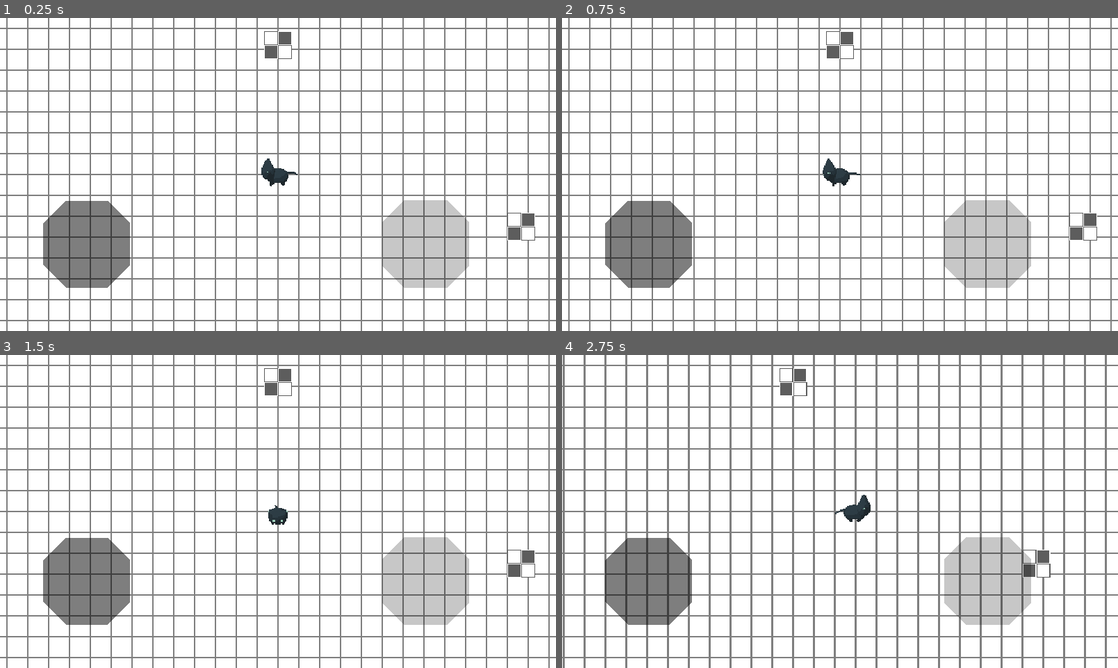
Above: before the commit, frames 1-4 (two rows, left to right).
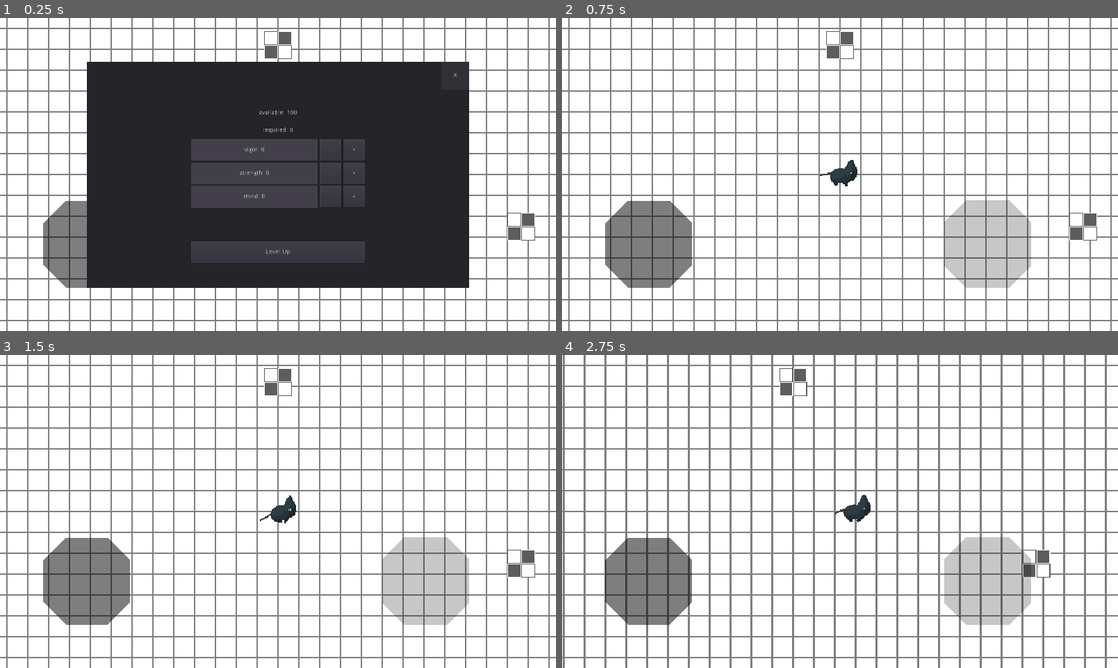
Above: after the commit, the same moments.

Repository: deerformera/neruka
Game: Godot game, scene res://worlds/world.tscn
The game is run twice, just before and just after one commit, with the same random seed, the same clock (stepped at 60 frames per second) and the same inputs.
Inputs (mouse positions are in pixels of both pictures, inside the frame that each line leads up to):
- Up to frame 1 (0.25 s): no input
- Up to frame 2 (0.75 s): click (1017, 74) at 0.5 s, where only the run after the commit has a clickable "X"
- Up to frame 3 (1.5 s): click (88, 580) at 1.25 s
- Up to frame 4 (2.75 s): tap Enter at 2 s; move the mouse to (962, 495) at 2.02 s; hold D (n_right) from 2.03 s (still down); hold Space (n_attack) from 2.03 s (still down); click (962, 495) at 2.17 s

The runs differ from the first frame. In frame 1, 50% of the frame differs, in the area x 15-85%, y 14-87%; in frame 2, 0.2%; in frame 3, 0.2%; in frame 4, nothing differs.

Commit message:
level system

Diff:
--- /dev/null
+++ b/assets/scenes/levelup_item.tscn
@@ -0,0 +1,35 @@
+[gd_scene load_steps=2 format=2]
+
+[sub_resource type="StyleBoxFlat" id=3]
+bg_color = Color( 0.266667, 0.25098, 0.294118, 1 )
+
+[node name="Item" type="HBoxContainer"]
+margin_left = 240.0
+margin_right = 640.0
+margin_bottom = 50.0
+rect_min_size = Vector2( 400, 50 )
+size_flags_horizontal = 4
+
+[node name="Label" type="Label" parent="."]
+margin_right = 292.0
+margin_bottom = 50.0
+size_flags_horizontal = 3
+size_flags_vertical = 1
+custom_styles/normal = SubResource( 3 )
+text = "Vigor: 0"
+align = 1
+valign = 1
+
+[node name="Dec" type="Button" parent="."]
+margin_left = 296.0
+margin_right = 346.0
+margin_bottom = 50.0
+rect_min_size = Vector2( 50, 0 )
+text = "-"
+
+[node name="Inc" type="Button" parent="."]
+margin_left = 350.0
+margin_right = 400.0
+margin_bottom = 50.0
+rect_min_size = Vector2( 50, 0 )
+text = "+"
--- a/characters/cat/cat.gd
+++ b/characters/cat/cat.gd
@@ -5,7 +5,7 @@
 var android = false
 
 var velocity: Vector2
-var velocity_static: Vector2
+var velocity_static = Vector2(1, 0)
 
 var animnode: String
 
@@ -13,6 +13,10 @@
 var slash = null
 
 func _ready():
+    Utils.connect("level_changed", self, "level_changed")
+    level_changed()
+
+func level_changed():
     var base = Utils.get_base()
     self.health = base.health
     self.damage = base.damage
--- a/characters/cat/cat.tscn
+++ b/characters/cat/cat.tscn
@@ -1,11 +1,12 @@
-[gd_scene load_steps=167 format=2]
+[gd_scene load_steps=168 format=2]
 
 [ext_resource path="res://characters/cat/cat.png" type="Texture" id=1]
 [ext_resource path="res://characters/cat/cat.gd" type="Script" id=2]
 [ext_resource path="res://characters/cat/interact.gd" type="Script" id=3]
 [ext_resource path="res://characters/cat/animtree.gd" type="Script" id=4]
 [ext_resource path="res://characters/cat/abilities.gd" type="Script" id=5]
-[ext_resource path="res://characters/cat/HUD.tscn" type="PackedScene" id=6]
+[ext_resource path="res://characters/cat/hud.tscn" type="PackedScene" id=6]
+[ext_resource path="res://characters/cat/levelup.tscn" type="PackedScene" id=7]
 
 [sub_resource type="RectangleShape2D" id=1]
 
@@ -1787,8 +1788,6 @@
 collision_layer = 2
 collision_mask = 31
 script = ExtResource( 2 )
-health = 100
-damage = 10
 
 [node name="CollisionShape2D" type="CollisionShape2D" parent="."]
 shape = SubResource( 1 )
@@ -1804,7 +1803,7 @@
 texture = ExtResource( 1 )
 hframes = 10
 vframes = 56
-frame = 244
+frame = 243
 
 [node name="DashSprite" type="Sprite" parent="."]
 visible = false
@@ -1902,3 +1901,7 @@
 script = ExtResource( 5 )
 
 [node name="HUD" parent="." instance=ExtResource( 6 )]
+layer = 1
+
+[node name="LevelUp" parent="." instance=ExtResource( 7 )]
+layer = 2
--- a/characters/cat/HUD.tscn
+++ b/characters/cat/hud.tscn
@@ -1,8 +1,8 @@
 [gd_scene load_steps=8 format=2]
 
-[ext_resource path="res://characters/cat/HUD.gd" type="Script" id=1]
+[ext_resource path="res://proto/proto-panel.tres" type="StyleBox" id=1]
 [ext_resource path="res://proto/proto-analog.png" type="Texture" id=2]
-[ext_resource path="res://proto/proto-panel.tres" type="StyleBox" id=3]
+[ext_resource path="res://characters/cat/hud.gd" type="Script" id=3]
 
 [sub_resource type="StyleBoxTexture" id=3]
 texture = ExtResource( 2 )
@@ -23,7 +23,8 @@
 extents = Vector2( 100, 100 )
 
 [node name="HUD" type="CanvasLayer"]
-script = ExtResource( 1 )
+layer = 2
+script = ExtResource( 3 )
 
 [node name="Margin" type="MarginContainer" parent="."]
 anchor_right = 1.0
@@ -79,6 +80,7 @@
 margin_right = 400.0
 margin_bottom = 150.0
 rect_min_size = Vector2( 0, 150 )
+mouse_filter = 2
 custom_constants/separation = 10
 
 [node name="Button" type="Panel" parent="Margin/VBox/Bot/VBox/AbilitiesButtons"]
--- /dev/null
+++ b/characters/cat/levelup.gd
@@ -0,0 +1,44 @@
+extends CanvasLayer
+
+var item = preload("res://assets/scenes/levelup_item.tscn")
+
+var level: Dictionary
+
+func _ready():
+    $Margin/Panel/VBox/CloseButton.connect("pressed", self, "close")
+    $Margin/Panel/VBox/Margin/VBox/UpButton.connect("pressed", self, "levelup")
+
+    items()
+
+func close():
+    self.queue_free()
+
+func items():
+    set_required()
+    $Margin/Panel/VBox/Margin/VBox/AvailableOrbs.text = "available: " + str(Utils.orbs)
+    for i in Utils.level.keys():
+        level[i] = 0
+
+        var item_ins = item.instance()
+        item_ins.get_node("Label").text = i + ": " + str(Utils.level[i])
+        item_ins.get_node("Inc").connect("pressed", self, "increment", [item_ins, i])
+        item_ins.get_node("Dec").connect("pressed", self, "decrement", [item_ins, i])
+        $Margin/Panel/VBox/Margin/VBox/Items.add_child(item_ins)
+
+func increment(node, type):
+    level[type] += 1
+    node.get_node("Label").text = type + ": " + str(Utils.level[type] + level[type])
+    set_required()
+
+func decrement(node, type):
+    if level[type] > 0: level[type] -= 1
+    node.get_node("Label").text = type + ": " + str(Utils.level[type] + level[type])
+    set_required()
+
+func set_required():
+    $Margin/Panel/VBox/Margin/VBox/RequiredOrbs.text = "required: " + str(Utils.get_levels_requirement(level))
+
+func levelup():
+    if Utils.get_levels_requirement(level) > Utils.orbs: return
+    Utils.set_levels(level)
+    close()
--- /dev/null
+++ b/characters/cat/levelup.tscn
@@ -0,0 +1,101 @@
+[gd_scene load_steps=4 format=2]
+
+[ext_resource path="res://characters/cat/levelup.gd" type="Script" id=1]
+
+[sub_resource type="StyleBoxFlat" id=2]
+bg_color = Color( 0.270588, 0.258824, 0.313726, 1 )
+
+[sub_resource type="StyleBoxFlat" id=1]
+bg_color = Color( 0.2, 0.192157, 0.219608, 1 )
+
+[node name="LevelUp" type="CanvasLayer"]
+script = ExtResource( 1 )
+
+[node name="Margin" type="MarginContainer" parent="."]
+anchor_right = 1.0
+anchor_bottom = 1.0
+custom_constants/margin_right = 200
+custom_constants/margin_top = 100
+custom_constants/margin_left = 200
+custom_constants/margin_bottom = 100
+
+[node name="Panel" type="Panel" parent="Margin"]
+margin_left = 200.0
+margin_top = 100.0
+margin_right = 1080.0
+margin_bottom = 620.0
+
+[node name="VBox" type="VBoxContainer" parent="Margin/Panel"]
+anchor_right = 1.0
+anchor_bottom = 1.0
+
+[node name="CloseButton" type="Button" parent="Margin/Panel/VBox"]
+margin_left = 816.0
+margin_right = 880.0
+margin_bottom = 64.0
+rect_min_size = Vector2( 64, 64 )
+focus_mode = 0
+size_flags_horizontal = 8
+size_flags_vertical = 0
+custom_styles/hover = SubResource( 2 )
+custom_styles/pressed = SubResource( 2 )
+custom_styles/normal = SubResource( 1 )
+text = "X"
+
+[node name="Margin" type="MarginContainer" parent="Margin/Panel/VBox"]
+margin_top = 68.0
+margin_right = 880.0
+margin_bottom = 520.0
+size_flags_vertical = 3
+custom_constants/margin_right = 30
+custom_constants/margin_top = 30
+custom_constants/margin_left = 30
+custom_constants/margin_bottom = 30
+
+[node name="VBox" type="VBoxContainer" parent="Margin/Panel/VBox/Margin"]
+margin_left = 30.0
+margin_top = 30.0
+margin_right = 850.0
+margin_bottom = 422.0
+custom_constants/separation = 0
+
+[node name="AvailableOrbs" type="Label" parent="Margin/Panel/VBox/Margin/VBox"]
+margin_right = 820.0
+margin_bottom = 40.0
+rect_min_size = Vector2( 0, 40 )
+text = "null"
+align = 1
+valign = 1
+
+[node name="RequiredOrbs" type="Label" parent="Margin/Panel/VBox/Margin/VBox"]
+margin_top = 40.0
+margin_right = 820.0
+margin_bottom = 80.0
+rect_min_size = Vector2( 0, 40 )
+text = "null"
+align = 1
+valign = 1
+
+[node name="Items" type="VBoxContainer" parent="Margin/Panel/VBox/Margin/VBox"]
+margin_top = 132.0
+margin_right = 820.0
+margin_bottom = 132.0
+size_flags_vertical = 6
+
+[node name="Label" type="Label" parent="Margin/Panel/VBox/Margin/VBox"]
+margin_top = 274.0
+margin_right = 820.0
+margin_bottom = 288.0
+size_flags_vertical = 10
+align = 1
+valign = 1
+
+[node name="UpButton" type="Button" parent="Margin/Panel/VBox/Margin/VBox"]
+margin_left = 210.0
+margin_top = 288.0
+margin_right = 610.0
+margin_bottom = 338.0
+rect_min_size = Vector2( 400, 50 )
+size_flags_horizontal = 4
+size_flags_vertical = 2
+text = "Level Up"
--- a/characters/cat/utils.gd
+++ b/characters/cat/utils.gd
@@ -1,6 +1,8 @@
 extends Node
 
-onready var cat: Character = get_tree().get_nodes_in_group("cat")[0]
+#onready var cat: Character = get_tree().get_nodes_in_group("cat")[0]
+signal level_changed
+signal abilities_changed
 
 var enemies: Array
 var abilities: Array
@@ -11,7 +13,7 @@
     "mind": 0
 }
 
-var orbs: int
+var orbs: int = 100
 var slots: Array
 
 var knowledges := []
@@ -29,7 +31,7 @@
     var base = {}
     base.health = 100 + (level.vigor * 10)
     base.damage = 1
-    if level.strength: base.damage = level.strength * 5
+    if level.strength > 0: base.damage = level.strength * 5
     return base
 
 func get_enemy(id: int) -> Dictionary:
@@ -58,10 +60,30 @@
         knowledges.append(id)
         print("You learn ", get_enemy(id).name, ", ", get_enemy(id).desc)
 
-func set_level(type: String, val: int):
-    level[type] += val
+func set_levels(val: Dictionary):
+    orbs -= get_levels_requirement(val)
+    for i in val:
+        level[i] += val[i]
+    emit_signal("level_changed")
 
 func get_levels() -> int:
     var total = 0
     for i in level.values(): total += i
     return total
+
+func get_levels_requirement(val: Dictionary) -> int:
+    var total: int = 0
+    for i in val:
+        total += get_level_requirement(i, val[i])
+
+    return total
+
+func get_level_requirement(type: String, val: int) -> int:
+    var total: int = 0
+
+    for i in range(val + level[type] + 1):
+        total += i * 2
+    for i in range(level[type] + 1):
+        total -= i * 2
+
+    return total
Renamed: characters/cat/HUD.gd -> characters/cat/hud.gd
Not shown: 4 places in characters/cat/hud.tscn that only renumber resources
